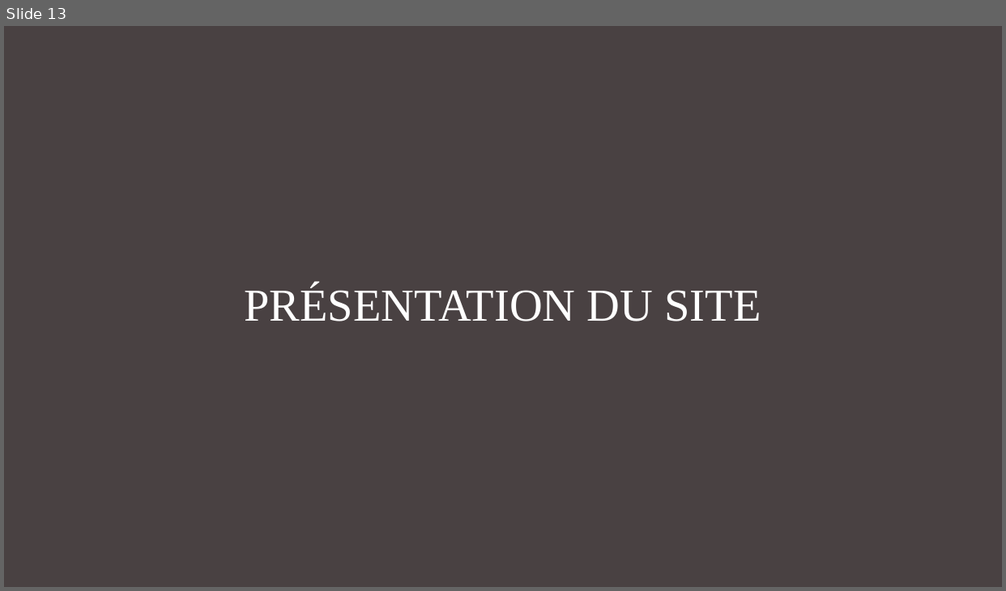
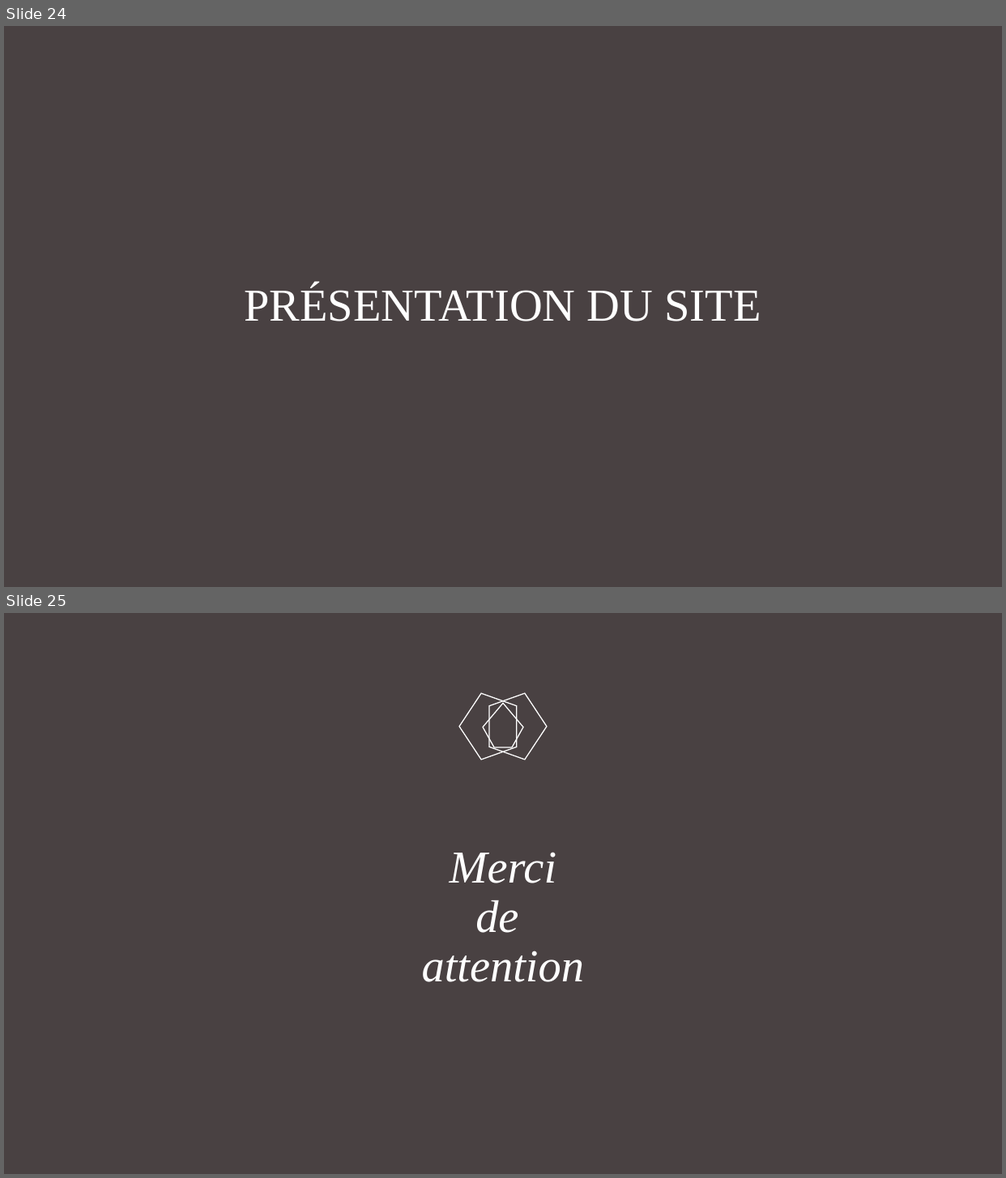
Before and after one commit to GuillaumeDupuy/G3A, a slide deck: Rapport de projet web b2.pptx. Shown one above the other, each under a label of ours: slide 13 before the commit, slides 24 and 25 after it. The pictures are 1006x591 and 1006x1178 pixels, drawn with LibreOffice and Linux fonts; fonts in the diff are those of the drawing. Boxes give left, top, right and bottom in pixels: in the first picture for what was removed or moved away, otherwise in the second. Text is boxed around its words. In the diff, an @@ line names an element or a change of style, - is before the commit and + after.

```diff
--- a/Rapport de projet web b2.pptx
+++ b/Rapport de projet web b2.pptx
@@ slide 25 added at (x1=4, y1=613, x2=1002, y2=1174), background #494142 @@
@@ pentagon added at (x1=459, y1=693, x2=517, y2=760), outline #FFFFFF 1 pt @@
@@ freeform shape added at (x1=483, y1=703, x2=523, y2=747), outline #FFFFFF 1 pt @@
@@ pentagon added at (x1=489, y1=693, x2=547, y2=760), outline #FFFFFF 1 pt @@
@@ title added at (x1=422, y1=852, x2=584, y2=982), 44 pt, text #FFFFFF, italic @@
+Merci
+de
+attention
@@ what was slide 13 is now slide 24 @@
```
Also in this commit, not shown: 1 slide changed, 11 other slides added, 1 other file.
